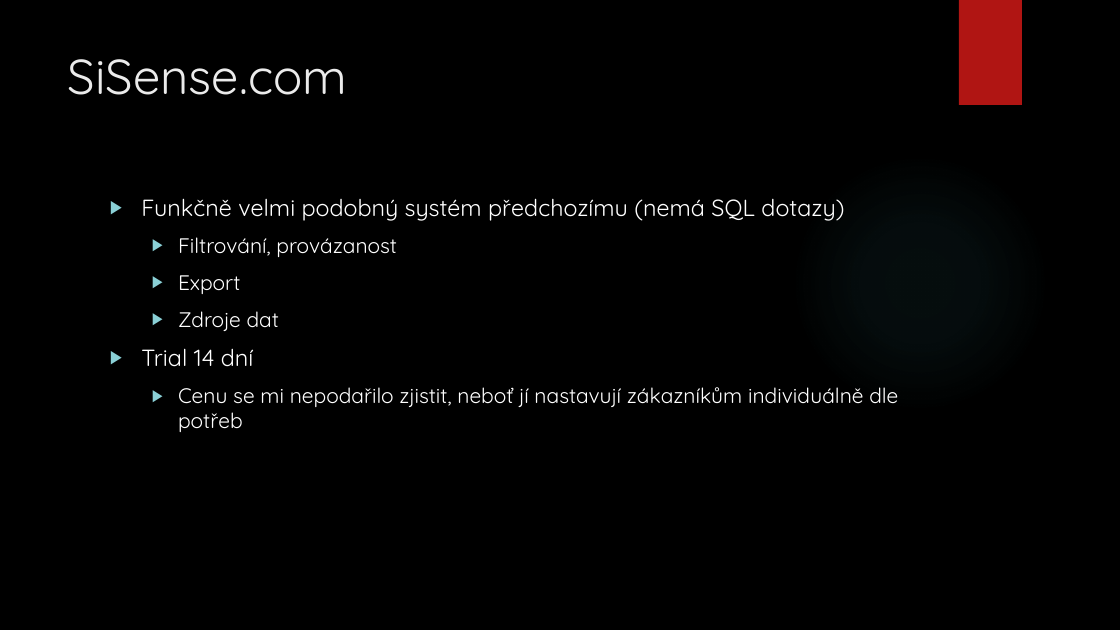
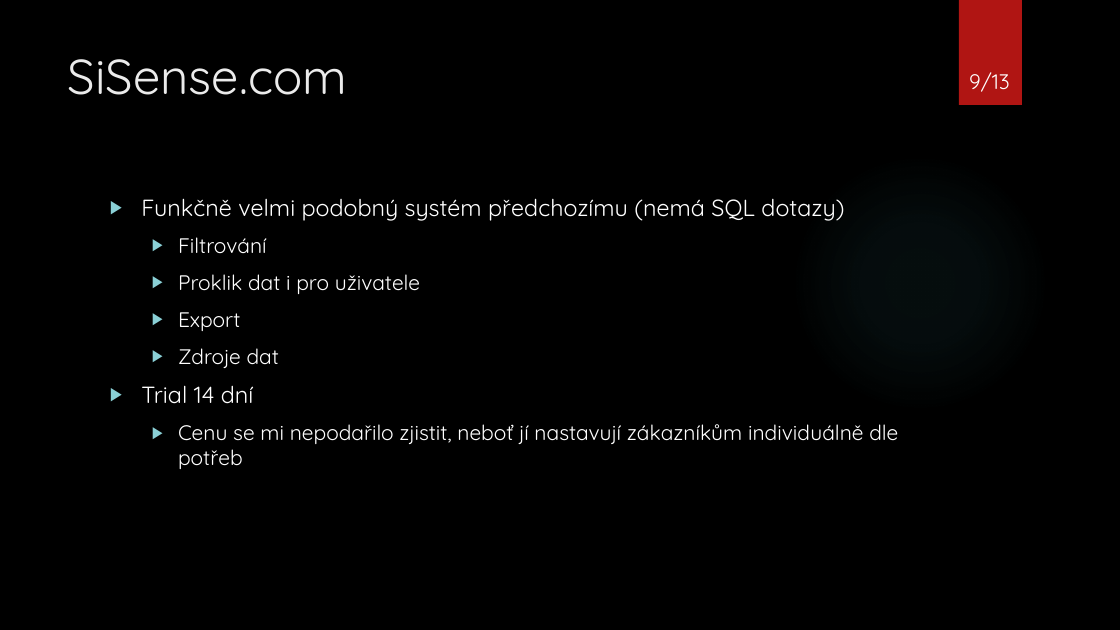
Before and after one commit to topiker/skola, a slide deck: slide 9 of DMB2/Webové dashboard technologie.pptx. Drawn at 1120x630 pixels with LibreOffice and Linux fonts; fonts in the diff are those of the drawing; background and template pictures are left out. Boxes give left, top, right and bottom in pixels: in the first picture for what was removed or moved away, otherwise in the second. Text is boxed around its words. In the diff, an @@ line names an element or a change of style, - is before the commit and + after.

```diff
--- a/DMB2/Webové dashboard technologie.pptx
+++ b/DMB2/Webové dashboard technologie.pptx
@@ page number added at (969,72,1009,92), 18 pt, text #FFFFFF @@
+9/13
@@ text at (178,237,420,294): text changed @@
-  ▶ Filtrování, provázanost
+  ▶ Filtrování
+  ▶ Proklik dat i pro uživatele
```
Also in this commit, not shown: 11 other slides changed, 1 slide added, 5 other files.
